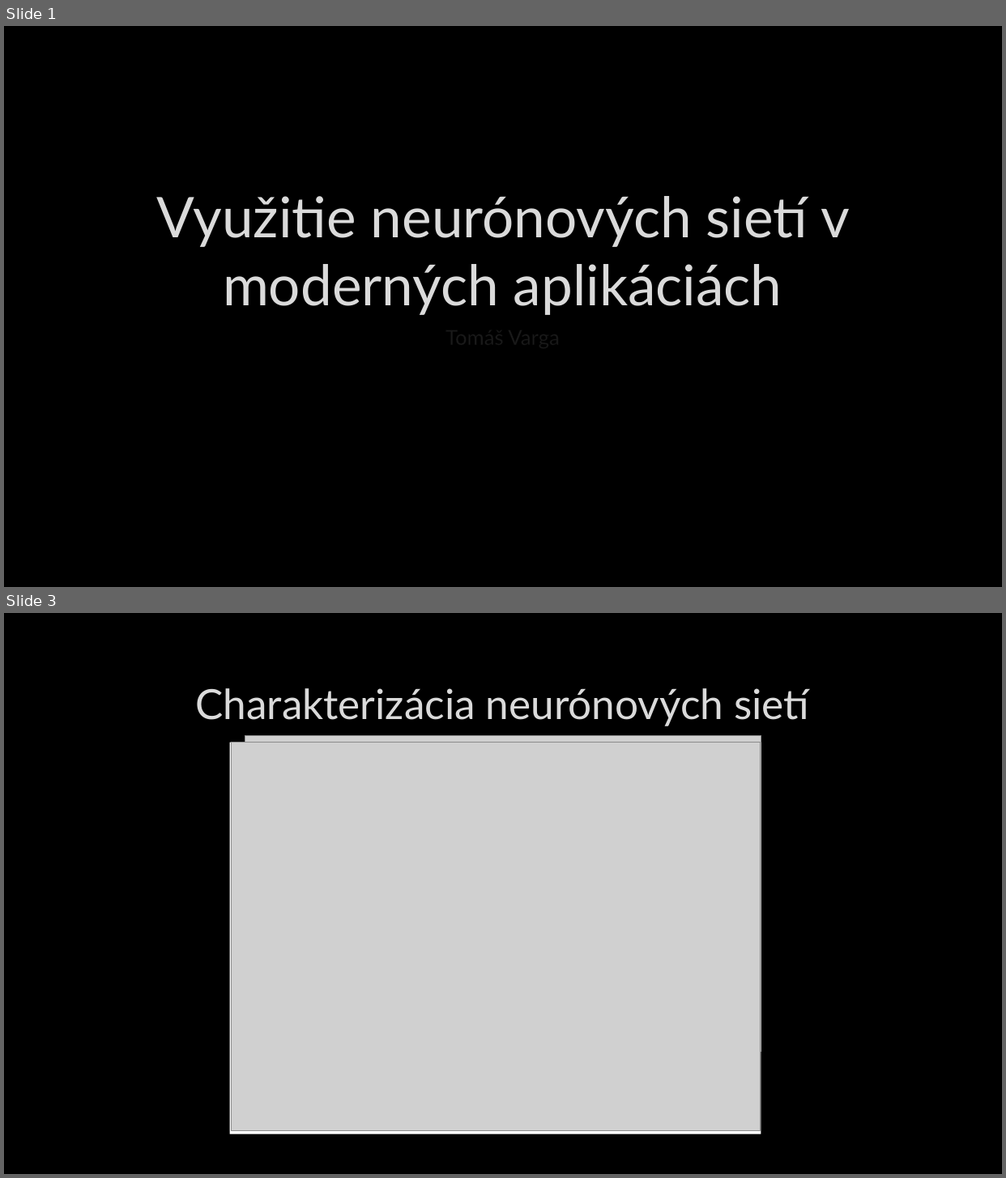
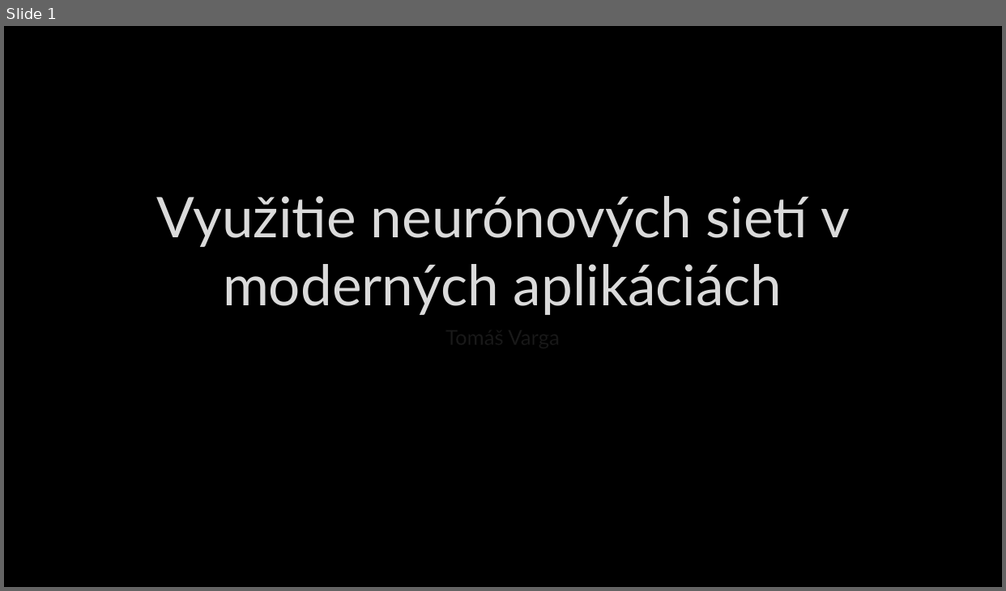
Before and after one commit to NinaKonecna/Archiv, a slide deck: SOČ/Prezentácia/SOČ-prezentacia-TV.pptx. Shown one above the other, each under a label of ours: slides 1 and 3 before the commit, slide 1 after it; the slides between them are not shown. The pictures are 1006x1178 and 1006x591 pixels, drawn with LibreOffice and Linux fonts; fonts in the diff are those of the drawing; grey boxes stand for pictures; background and template pictures are left out. Boxes give left, top, right and bottom in pixels: in the first picture for what was removed or moved away, otherwise in the second. Text is boxed around its words. In the diff, an @@ line names an element or a change of style, - is before the commit and + after.

```diff
--- a/SOČ/Prezentácia/SOČ-prezentacia-TV.pptx
+++ b/SOČ/Prezentácia/SOČ-prezentacia-TV.pptx
@@ slide 3 removed at [4, 613, 1002, 1174], background picture (left out) @@
@@ title removed at [195, 688, 809, 726] @@
-Charakterizácia neurónových sietí
@@ rectangle removed at [230, 743, 761, 1135] @@
@@ picture removed at [232, 743, 760, 1131] @@
@@ picture removed at [245, 736, 761, 1052] @@
```
Also in this commit, not shown: 2 slides changed, 10 slides added, 2 other slides removed, 2 other files.
